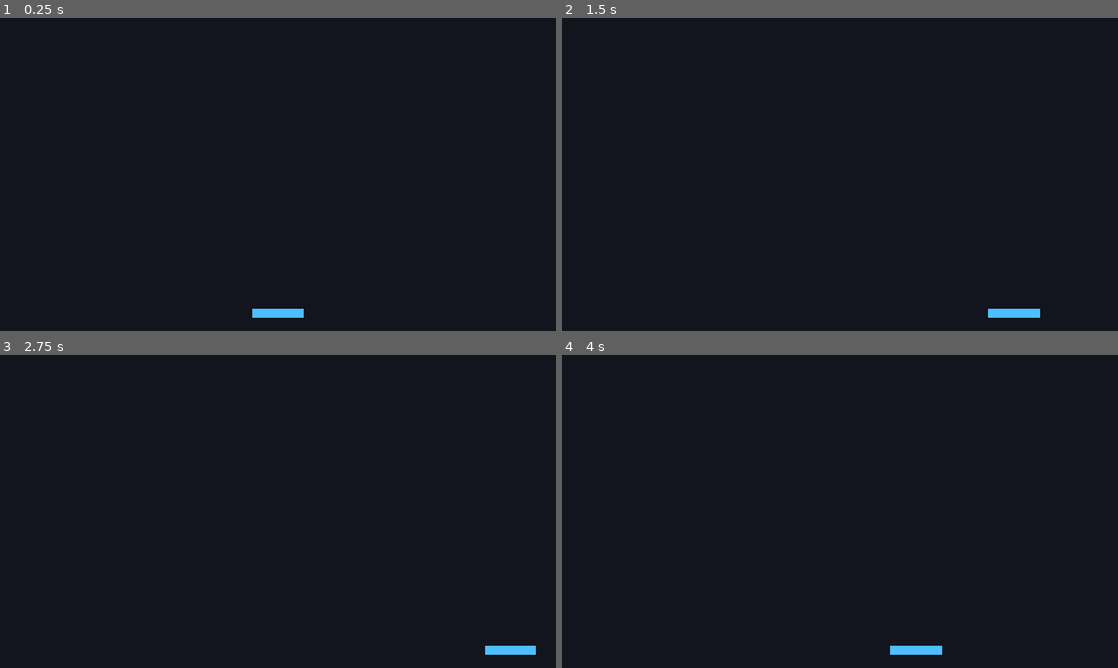
Above: before the commit, frames 1-4 (two rows, left to right).
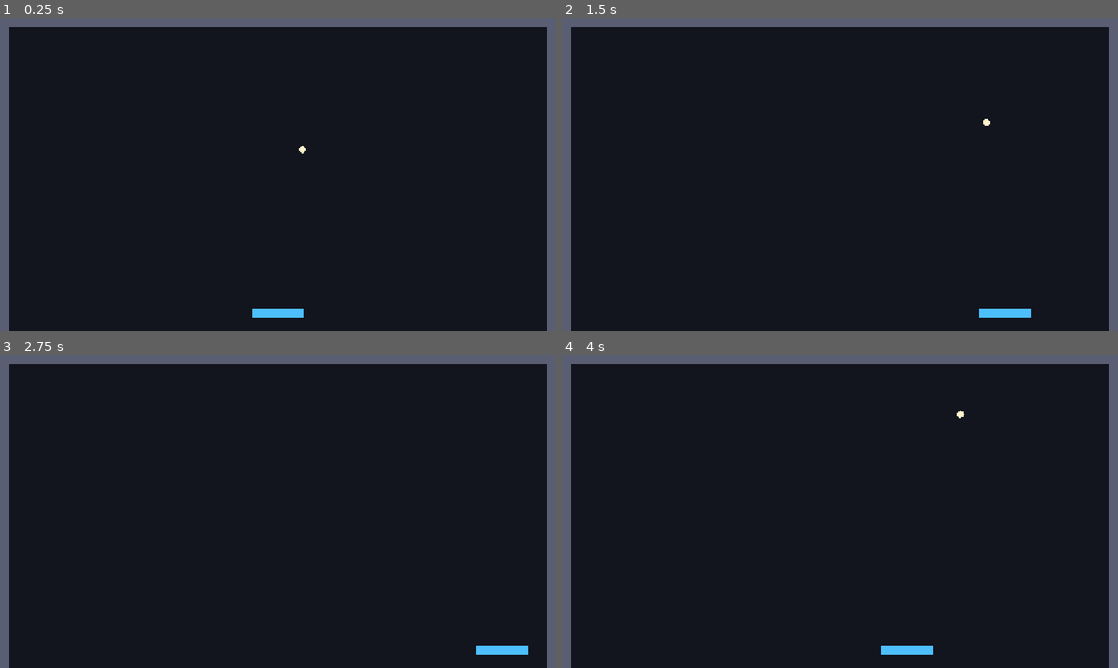
Above: after the commit, the same moments.

Repository: pero-grubac/brick-breaker
Game: Godot game, scene res://scenes/game/game.tscn
Same seed, same stepped clock (60 frames per second), same inputs: the game is played once before the commit and once after it.
Inputs (mouse positions are in pixels of both pictures, inside the frame that each line leads up to):
- Up to frame 1 (0.25 s): no input
- Up to frame 2 (1.5 s): tap Enter at 0.5 s; move the mouse to (962, 158) at 0.52 s; hold Right (move_right) 0.53-1.28 s; move the mouse to (728, 190) at 1.27 s; hold Left (move_left) from 1.28 s (still down)
- Up to frame 3 (2.75 s): move the mouse to (333, 442) at 2.02 s; release Left (move_left) at 2.03 s; hold Right (move_right) from 2.03 s (still down)
- Up to frame 4 (4 s): move the mouse to (812, 574) at 2.77 s; tap Space at 3.5 s; move the mouse to (1006, 558) at 3.52 s; release Right (move_right) at 3.53 s; hold Left (move_left) from 3.53 s (still down)

The runs differ from the first frame. In frame 1, 6.1% of the frame differs, in the area x 0-100%, y 0-100%; in frame 2, 6.2%; in frame 3, 6.1%; in frame 4, 6.2%.

Commit message:
feat: ball with hand-rolled physics and play area walls
Constant-speed ball using move_and_collide with bounce, substeps
against tunneling and a minimum angle from the horizontal.

Diff:
--- /dev/null
+++ b/scenes/game/ball.gd
@@ -0,0 +1,90 @@
+class_name Ball
+extends CharacterBody2D
+
+## Ball with hand-rolled physics: constant speed, move_and_collide() and bounce off the
+## collision normal. Long moves are split into substeps so the ball cannot tunnel through
+## thin bricks at high speed.
+
+signal exited_bottom(ball: Ball)
+
+## Max collisions resolved inside one substep (corners can cause two or three).
+const MAX_BOUNCES_PER_STEP: int = 4
+
+@export var speed: float = 450.0
+@export var radius: float = 8.0:
+	set(value):
+		radius = value
+		if is_node_ready():
+			_apply_size()
+@export var color: Color = Color(1.0, 0.95, 0.8)
+## Minimum angle between the ball direction and the horizontal, in degrees.
+@export var min_angle_deg: float = 20.0
+## Longest distance moved in one substep; keep it below the thinnest brick height.
+@export var max_step_distance: float = 8.0
+## Y coordinate below which the ball counts as lost.
+@export var bottom_limit: float = 720.0
+
+var _moving: bool = false
+
+@onready var _collision: CollisionShape2D = $CollisionShape2D
+
+
+func _ready() -> void:
+	_apply_size()
+
+
+func launch(direction: Vector2) -> void:
+	velocity = BallMath.enforce_min_angle(direction, min_angle_deg) * speed
+	_moving = true
+
+
+func stop() -> void:
+	velocity = Vector2.ZERO
+	_moving = false
+
+
+func is_moving() -> bool:
+	return _moving
+
+
+func _physics_process(delta: float) -> void:
+	if not _moving:
+		return
+	var travel := speed * delta
+	var steps := maxi(1, ceili(travel / max_step_distance))
+	var step_length := travel / steps
+	for i in steps:
+		_move_step(step_length)
+	if global_position.y - radius > bottom_limit:
+		stop()
+		exited_bottom.emit(self)
+
+
+func _move_step(distance: float) -> void:
+	var motion := velocity.normalized() * distance
+	for i in MAX_BOUNCES_PER_STEP:
+		var collision := move_and_collide(motion)
+		if collision == null:
+			return
+		_on_collision(collision)
+		var remainder := collision.get_remainder().length()
+		if is_zero_approx(remainder):
+			return
+		motion = velocity.normalized() * remainder
+
+
+func _on_collision(collision: KinematicCollision2D) -> void:
+	var bounced := velocity.bounce(collision.get_normal())
+	velocity = BallMath.enforce_min_angle(bounced, min_angle_deg) * speed
+	var collider := collision.get_collider()
+	if collider != null and collider.has_method("hit"):
+		collider.hit(self)
+
+
+func _draw() -> void:
+	draw_circle(Vector2.ZERO, radius, color)
+
+
+func _apply_size() -> void:
+	(_collision.shape as CircleShape2D).radius = radius
+	queue_redraw()
--- /dev/null
+++ b/scenes/game/ball.tscn
@@ -0,0 +1,15 @@
+[gd_scene format=3]
+
+[ext_resource type="Script" path="res://scenes/game/ball.gd" id="1_ball"]
+
+[sub_resource type="CircleShape2D" id="CircleShape2D_ball"]
+resource_local_to_scene = true
+
+[node name="Ball" type="CharacterBody2D"]
+collision_layer = 4
+collision_mask = 11
+motion_mode = 1
+script = ExtResource("1_ball")
+
+[node name="CollisionShape2D" type="CollisionShape2D" parent="."]
+shape = SubResource("CircleShape2D_ball")
--- /dev/null
+++ b/scenes/game/game.gd
@@ -0,0 +1,23 @@
+extends Node2D
+
+## Main game scene. For now it only launches the ball and relaunches it when it falls out;
+## lives and launching from the paddle come in a later step.
+
+@export var ball_start_position: Vector2 = Vector2(640, 400)
+@export var ball_start_angle_deg: float = -60.0
+
+@onready var _ball: Ball = $Ball
+
+
+func _ready() -> void:
+	_ball.exited_bottom.connect(_on_ball_exited_bottom)
+	_reset_ball()
+
+
+func _reset_ball() -> void:
+	_ball.position = ball_start_position
+	_ball.launch(Vector2.from_angle(deg_to_rad(ball_start_angle_deg)))
+
+
+func _on_ball_exited_bottom(_lost_ball: Ball) -> void:
+	_reset_ball()
--- a/scenes/game/game.tscn
+++ b/scenes/game/game.tscn
@@ -1,8 +1,17 @@
 [gd_scene format=3]
 
+[ext_resource type="Script" path="res://scenes/game/game.gd" id="1_game"]
 [ext_resource type="PackedScene" path="res://scenes/game/paddle.tscn" id="1_7h61r"]
+[ext_resource type="PackedScene" path="res://scenes/game/ball.tscn" id="2_ball"]
+
+[sub_resource type="RectangleShape2D" id="RectangleShape2D_side"]
+size = Vector2(20, 720)
+
+[sub_resource type="RectangleShape2D" id="RectangleShape2D_top"]
+size = Vector2(1280, 20)
 
 [node name="Game" type="Node2D" unique_id=1504514155]
+script = ExtResource("1_game")
 
 [node name="Background" type="ColorRect" parent="." unique_id=413133648]
 offset_right = 1280.0
@@ -10,5 +19,57 @@
 mouse_filter = 2
 color = Color(0.07, 0.08, 0.12, 1)
 
+[node name="Walls" type="Node2D" parent="."]
+
+[node name="LeftWall" type="StaticBody2D" parent="Walls"]
+position = Vector2(10, 360)
+collision_mask = 0
+
+[node name="CollisionShape2D" type="CollisionShape2D" parent="Walls/LeftWall"]
+shape = SubResource("RectangleShape2D_side")
+
+[node name="Visual" type="ColorRect" parent="Walls/LeftWall"]
+offset_left = -10.0
+offset_top = -360.0
+offset_right = 10.0
+offset_bottom = 360.0
+mouse_filter = 2
+color = Color(0.35, 0.37, 0.45, 1)
+
+[node name="RightWall" type="StaticBody2D" parent="Walls"]
+position = Vector2(1270, 360)
+collision_mask = 0
+
+[node name="CollisionShape2D" type="CollisionShape2D" parent="Walls/RightWall"]
+shape = SubResource("RectangleShape2D_side")
+
+[node name="Visual" type="ColorRect" parent="Walls/RightWall"]
+offset_left = -10.0
+offset_top = -360.0
+offset_right = 10.0
+offset_bottom = 360.0
+mouse_filter = 2
+color = Color(0.35, 0.37, 0.45, 1)
+
+[node name="TopWall" type="StaticBody2D" parent="Walls"]
+position = Vector2(640, 10)
+collision_mask = 0
+
+[node name="CollisionShape2D" type="CollisionShape2D" parent="Walls/TopWall"]
+shape = SubResource("RectangleShape2D_top")
+
+[node name="Visual" type="ColorRect" parent="Walls/TopWall"]
+offset_left = -640.0
+offset_top = -10.0
+offset_right = 640.0
+offset_bottom = 10.0
+mouse_filter = 2
+color = Color(0.35, 0.37, 0.45, 1)
+
 [node name="Paddle" parent="." unique_id=1863437861 instance=ExtResource("1_7h61r")]
 position = Vector2(640, 680)
+min_x = 20.0
+max_x = 1260.0
+
+[node name="Ball" parent="." instance=ExtResource("2_ball")]
+position = Vector2(640, 400)
--- /dev/null
+++ b/scripts/ball_math.gd
@@ -0,0 +1,17 @@
+class_name BallMath
+extends RefCounted
+
+## Pure ball-direction math, kept separate from nodes so it can be unit tested.
+
+
+## Returns a unit direction whose angle from the horizontal is at least `min_angle_deg`,
+## keeping the horizontal and vertical direction (signs) of `direction`.
+## A perfectly horizontal direction is pushed upwards.
+static func enforce_min_angle(direction: Vector2, min_angle_deg: float) -> Vector2:
+	var dir := direction.normalized()
+	var min_angle := deg_to_rad(min_angle_deg)
+	if atan2(absf(dir.y), absf(dir.x)) >= min_angle:
+		return dir
+	var sign_x := 1.0 if dir.x >= 0.0 else -1.0
+	var sign_y := 1.0 if dir.y > 0.0 else -1.0
+	return Vector2(sign_x * cos(min_angle), sign_y * sin(min_angle))
Not shown, added: scenes/game/ball.gd.uid
Not shown, added: scenes/game/game.gd.uid
Not shown, added: scripts/ball_math.gd.uid
